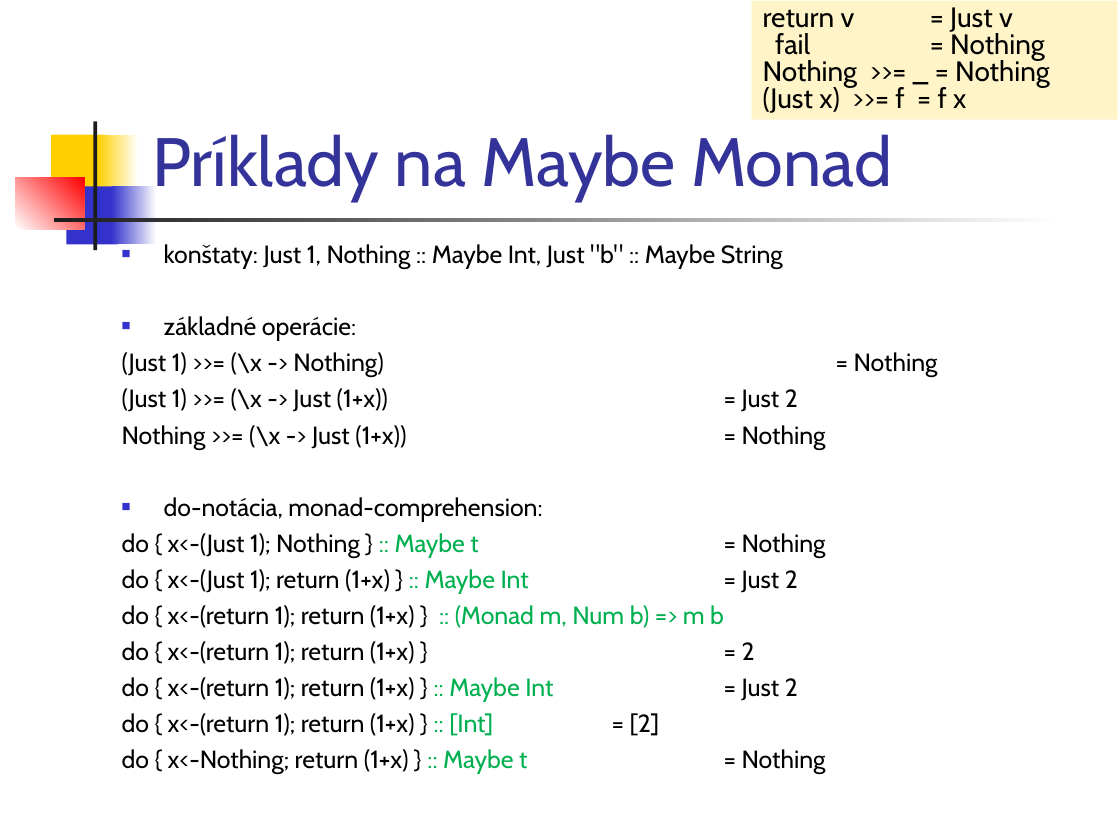
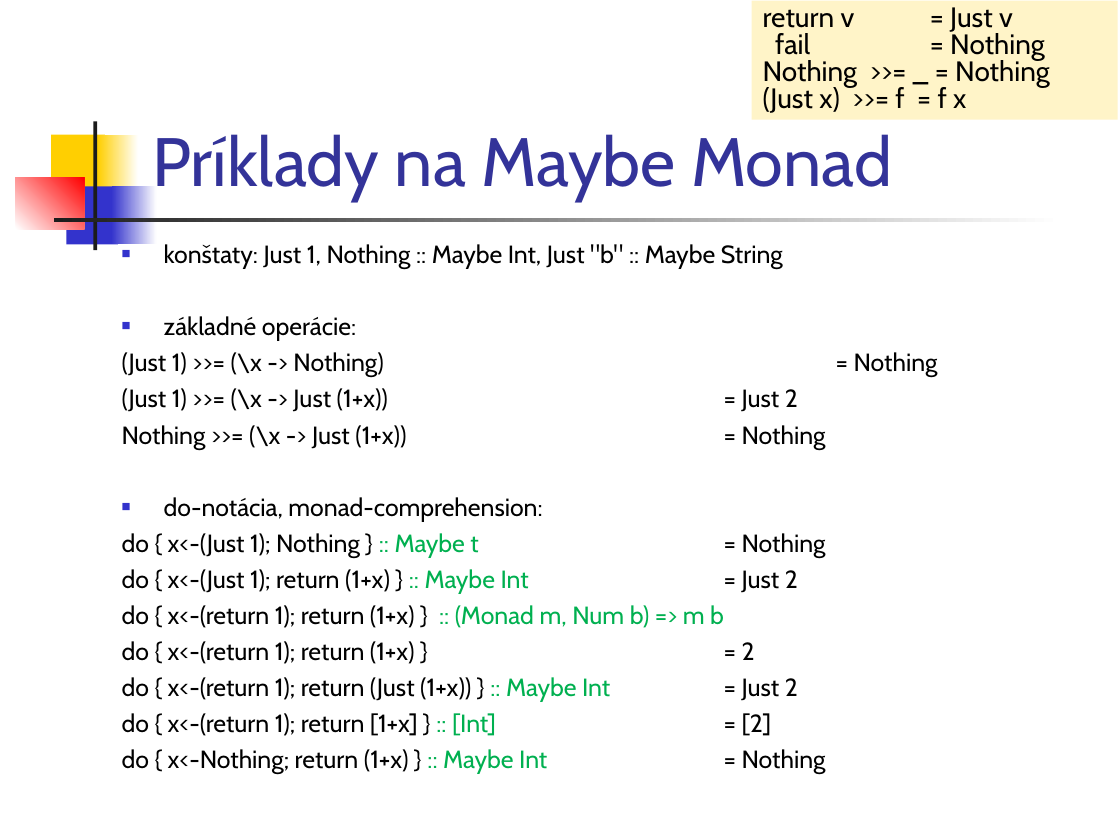
Before and after one commit to Funkcionalne/Prednasky, a slide deck: slide 3 of 12/12_fpro.ppt. Drawn at 1120x840 pixels with LibreOffice and Linux fonts; fonts in the diff are those of the drawing. Boxes give left, top, right and bottom in pixels: in the first picture for what was removed or moved away, otherwise in the second. Text is boxed around its words. In the diff, an @@ line names an element or a change of style, - is before the commit and + after.

```diff
--- a/12/12_fpro.ppt
+++ b/12/12_fpro.ppt
@@ text at (x1=122, y1=677, x2=826, y2=774): text changed @@
-do { x<-(return 1); return (1+x) } :: Maybe Int = Just 2
-do { x<-(return 1); return (1+x) } :: [Int] = [2]
-do { x<-Nothing; return (1+x) } :: Maybe t = Nothing
+do { x<-(return 1); return (Just (1+x)) } :: Maybe Int = Just 2
+do { x<-(return 1); return [1+x] } :: [Int] = [2]
+do { x<-Nothing; return (1+x) } :: Maybe Int = Nothing
```
Also in this commit, not shown: 15 other slides changed, 3 slides added, 1 slide removed, 5 other files.
